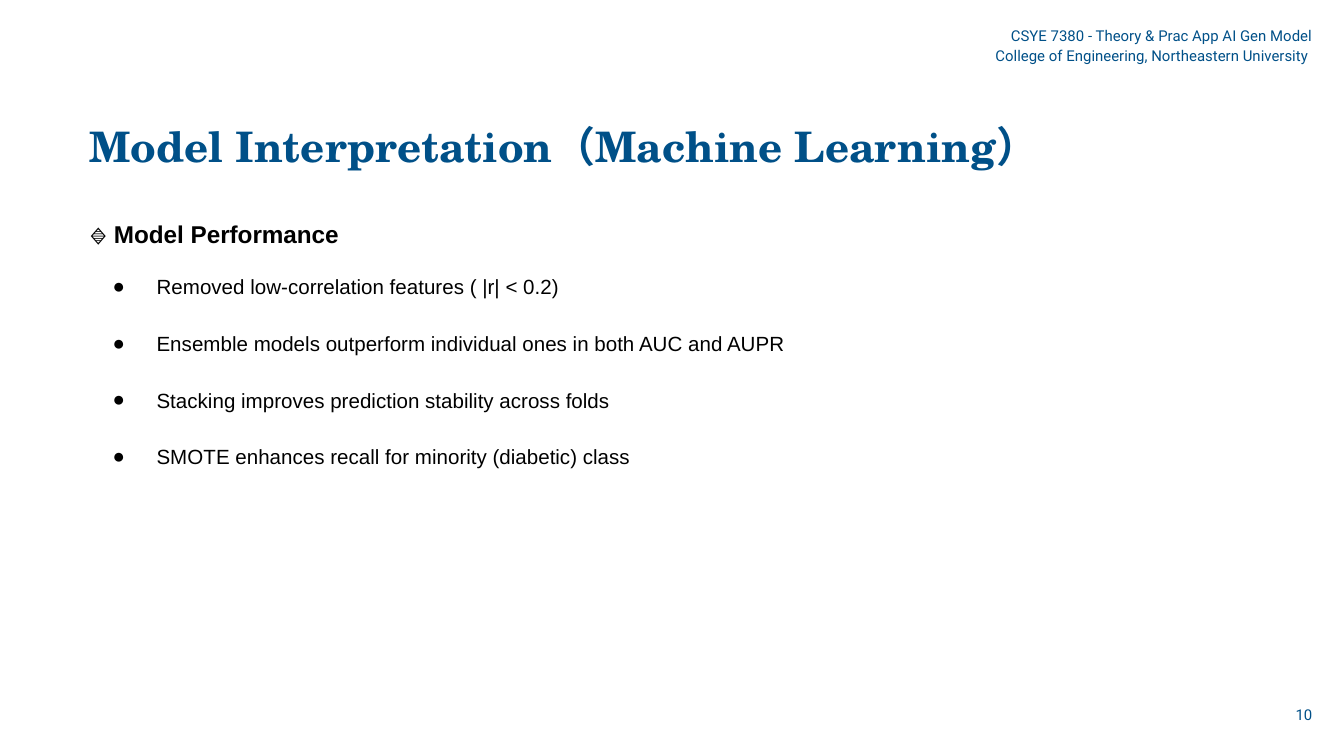
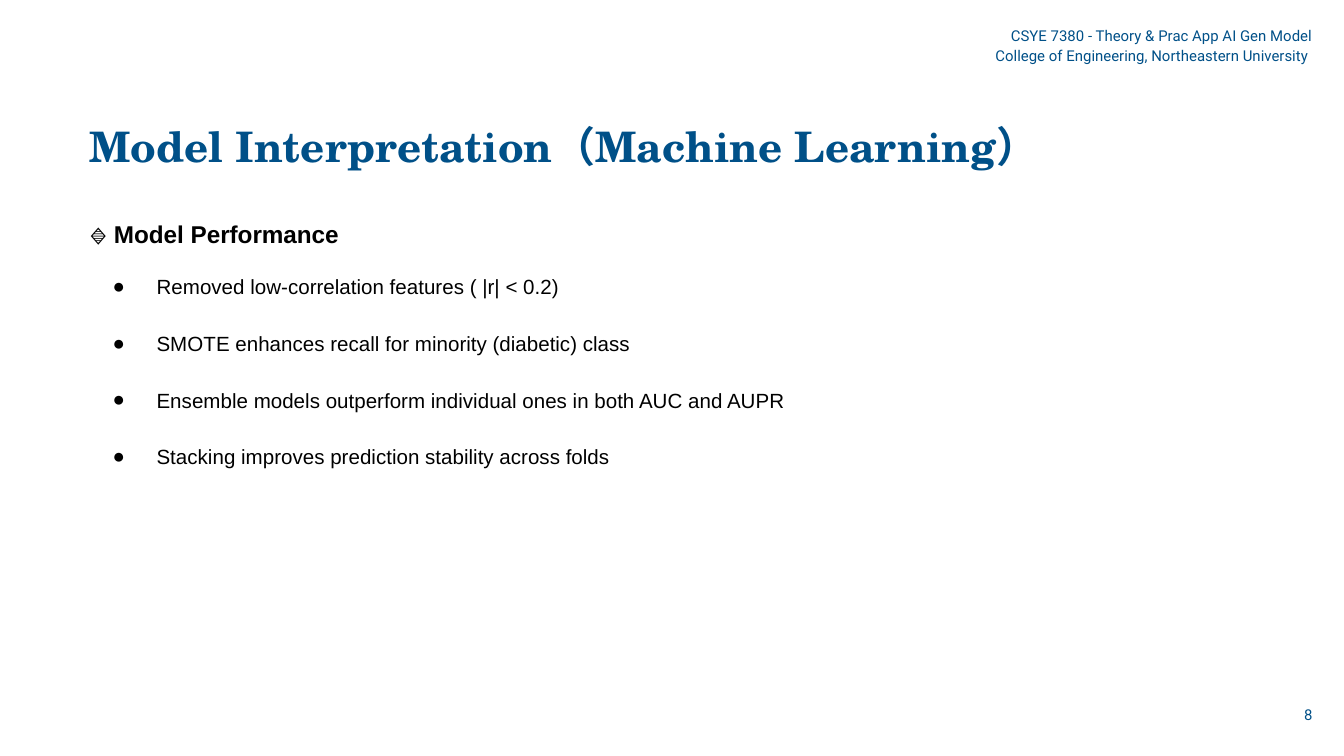
Before and after one commit to yiwenkang0128/Nutritional_Bot, a slide deck: slide 8 of 7380 Slides.pptx (slide 10 before the commit). Drawn at 1344x756 pixels with LibreOffice and Linux fonts; fonts in the diff are those of the drawing. Boxes give left, top, right and bottom in pixels: in the first picture for what was removed or moved away, otherwise in the second. Text is boxed around its words. In the diff, an @@ line names an element or a change of style, - is before the commit and + after.

```diff
--- a/7380 Slides.pptx
+++ b/7380 Slides.pptx
@@ text at (157, 336, 630, 356): paragraph added @@
+● SMOTE enhances recall for minority (diabetic) class
@@ text at (157, 449, 630, 469): paragraph removed @@
-● SMOTE enhances recall for minority (diabetic) class
@@ page number at (1304, 709, 1312, 720): text changed @@
-10
+8
```
Also in this commit, not shown: 3 other slides changed, 1 slide added, 3 other files.
